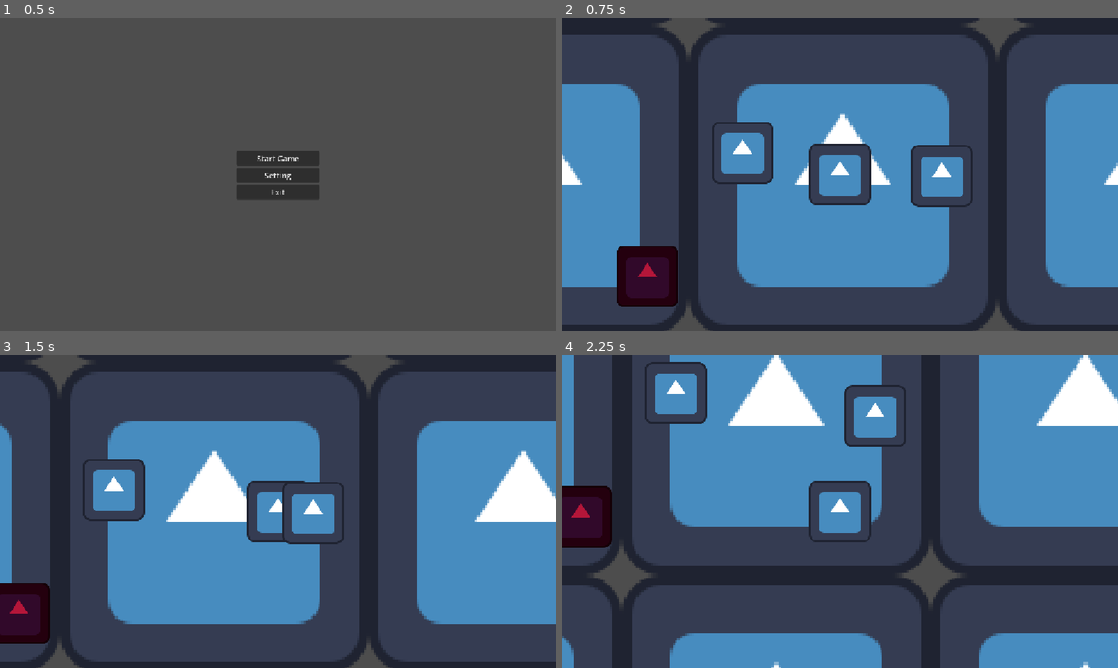
Above: before the commit, frames 1-4 (two rows, left to right).
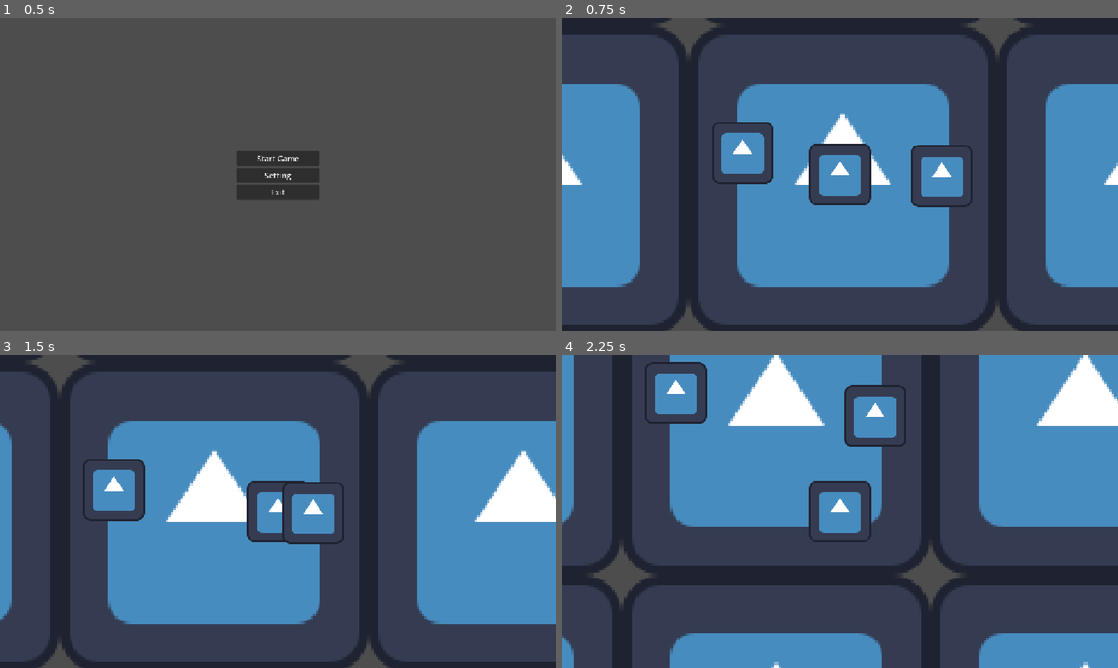
Above: after the commit, the same moments.

Repository: Yatagarasu163/Mini-Jame-Gam-59
Game: Godot game, scene res://Scenes/titlescreen.tscn
Two runs of this game, one before a commit and one after it. Both use one fixed random seed, a clock stepped at 60 frames per second and the inputs below. The engine's default icon, where the game draws it, is replaced by a stand-in: a white triangle on a blue panel in a dark square.
Inputs:
- Up to frame 1 (0.5 s): no input
- Up to frame 2 (0.75 s): click "Start Game" at 0.5 s
- Up to frame 3 (1.5 s): tap Enter at 1.25 s; hold D (move_right) from 1.28 s (still down); tap E (interact) at 1.35 s
- Up to frame 4 (2.25 s): tap Space (mash_space) at 2 s; release D (move_right) at 2.03 s; hold S (move_down) from 2.03 s (still down); tap E (interact) at 2.1 s

Frame 1 is identical in both runs. In frame 2, 2.1% of the frame differs, in the area x 9-21%, y 72-93%; in frame 3, 1.7%; in frame 4, 1.8%.

Commit message:
fixed tomato spawner position

Diff:
--- a/Code-y Bits/factory_spawner.gd
+++ b/Code-y Bits/factory_spawner.gd
@@ -25,7 +25,7 @@
 			current_room.position = Vector2(new_x * x_multiplier, new_y * y_multiplier)
 			all_rooms.append(current_room)
 			add_child(current_room)
-	for i in range(4):
+	for i in range(5):
 		var selected_room_index = randi() % len(all_rooms)
 		all_rooms[selected_room_index].generate(i)
 		all_rooms.remove_at(selected_room_index)
--- a/Prefabs/factory_room.tscn
+++ b/Prefabs/factory_room.tscn
@@ -9,62 +9,20 @@
 [ext_resource type="Texture2D" uid="uid://bt6v5fmi3w3ah" path="res://Sprites and Shid/Space Press Sprite.png" id="9_0fg35"]
 [ext_resource type="Texture2D" uid="uid://drtjdv6c86ndb" path="res://Sprites and Shid/tomato empty no cap(1).png" id="9_krrug"]
 [ext_resource type="Texture2D" uid="uid://djpstemlbiyvm" path="res://Sprites and Shid/tomatoFilling(1).png" id="10_d5jih"]
+[ext_resource type="Script" uid="uid://lvcpmi2l4wa3" path="res://Code-y Bits/tomato_collection.gd" id="10_krrug"]
+
+[sub_resource type="CircleShape2D" id="CircleShape2D_d5jih"]
+
+[sub_resource type="RectangleShape2D" id="RectangleShape2D_u31tl"]
+size = Vector2(148, 127)
 
 [node name="Factory Room" type="Node2D" unique_id=156863892 node_paths=PackedStringArray("_machines")]
 script = ExtResource("1_1daii")
-_machines = [NodePath("CutterMachine"), NodePath("CookingMachine"), NodePath("BlenderMachine"), NodePath("BottlingMachine")]
+_machines = [NodePath("CutterMachine"), NodePath("CookingMachine"), NodePath("BlenderMachine"), NodePath("BottlingMachine"), NodePath("TomatoCollection")]
 
 [node name="Sprite2D" type="Sprite2D" parent="." unique_id=2145963005]
 scale = Vector2(5, 5)
 texture = ExtResource("1_dhrwc")
-
-[node name="CutterMachine" parent="." unique_id=1877580678 node_paths=PackedStringArray("cuttingProgressBar", "keyIndicator", "keyLabel", "instructionText", "buttonGlow") instance=ExtResource("3_25cia")]
-position = Vector2(10, 0)
-cuttingProgressBar = NodePath("../MiniGameUI/CuttingProgressBar")
-keyIndicator = NodePath("../MiniGameUI/KeyIndicator")
-keyLabel = NodePath("../MiniGameUI/KeyIndicator/KeyLabel")
-instructionText = NodePath("../MiniGameUI/instruction")
-buttonGlow = NodePath("../MiniGameUI/KeyIndicator/SmallKeyCapGlow")
-
-[node name="CookingMachine" parent="." unique_id=760379608 node_paths=PackedStringArray("cookingSpaceGlow", "cookingUI", "temperatureIndicator", "temperatureBar", "temperatureLabel", "cookingProgressBar") instance=ExtResource("3_25cia")]
-machineType = 1
-cookingSpaceGlow = NodePath("../MiniGameUI/CookingUI/CookingSpaceKey/SpaceKeyCapGlow")
-cookingUI = NodePath("../MiniGameUI/CookingUI")
-temperatureIndicator = NodePath("../MiniGameUI/CookingUI/TemperatureIndicator")
-temperatureBar = NodePath("../MiniGameUI/CookingUI/TemparatureBarImage")
-temperatureLabel = NodePath("../MiniGameUI/CookingUI/TemperatureBarText")
-cookingProgressBar = NodePath("../MiniGameUI/CookingUI/CookingProgressBar")
-
-[node name="Sprite2D" parent="CookingMachine" index="0" unique_id=1522078674]
-modulate = Color(4.813075e-08, 0.5721783, 0.18850693, 1)
-
-[node name="CollisionShape2D" parent="CookingMachine/InteractionArea" parent_id_path=PackedInt32Array(760379608, 970127621) index="0" unique_id=1205405099]
-position = Vector2(3, 19)
-
-[node name="Sprite2D" parent="CookingMachine/OutputPoint/OutputItem" parent_id_path=PackedInt32Array(760379608, 1068318048) index="0" unique_id=1620921805]
-modulate = Color(0, 0, 0, 1)
-
-[node name="BlenderMachine" parent="." unique_id=2051678513 node_paths=PackedStringArray("blenderSpaceGlow", "blenderUI", "blendingProgressBar", "blendingLabel") instance=ExtResource("3_25cia")]
-machineType = 2
-blenderSpaceGlow = NodePath("../MiniGameUI/BlenderUI/BlenderSpaceKey/SpaceKeyCapGlow")
-blenderUI = NodePath("../MiniGameUI/BlenderUI")
-blendingProgressBar = NodePath("../MiniGameUI/BlenderUI/BlenderProgressbar")
-blendingLabel = NodePath("../MiniGameUI/BlenderUI/BlendingInstruction")
-
-[node name="Sprite2D" parent="BlenderMachine" index="0" unique_id=1522078674]
-modulate = Color(4.813075e-08, 0.5721783, 0.18850693, 1)
-
-[node name="Sprite2D" parent="BlenderMachine/OutputPoint/OutputItem" parent_id_path=PackedInt32Array(2051678513, 1068318048) index="0" unique_id=1620921805]
-modulate = Color(0.48133707, 0.4813372, 2.8878452e-07, 1)
-
-[node name="BottlingMachine" parent="." unique_id=650750150 node_paths=PackedStringArray("bottlingSpaceGlow", "bottlingUI", "ketchupFillBar") instance=ExtResource("3_25cia")]
-machineType = 3
-bottlingSpaceGlow = NodePath("../MiniGameUI/BottlingUI/SpaceBarGlow")
-bottlingUI = NodePath("../MiniGameUI/BottlingUI")
-ketchupFillBar = NodePath("../MiniGameUI/BottlingUI/KetchupFillBar")
-
-[node name="Sprite2D" parent="BottlingMachine" index="0" unique_id=1522078674]
-modulate = Color(4.813075e-08, 0.5721783, 0.18850693, 1)
 
 [node name="MiniGameUI" type="CanvasLayer" parent="." unique_id=1706181536]
 
@@ -538,6 +496,102 @@
 horizontal_alignment = 1
 vertical_alignment = 1
 
+[node name="CutterMachine" parent="." unique_id=1877580678 node_paths=PackedStringArray("cuttingProgressBar", "keyIndicator", "keyLabel", "instructionText", "buttonGlow") instance=ExtResource("3_25cia")]
+position = Vector2(10, 0)
+cuttingProgressBar = NodePath("../MiniGameUI/CuttingProgressBar")
+keyIndicator = NodePath("../MiniGameUI/KeyIndicator")
+keyLabel = NodePath("../MiniGameUI/KeyIndicator/KeyLabel")
+instructionText = NodePath("../MiniGameUI/instruction")
+buttonGlow = NodePath("../MiniGameUI/KeyIndicator/SmallKeyCapGlow")
+
+[node name="CookingMachine" parent="." unique_id=760379608 node_paths=PackedStringArray("cookingSpaceGlow", "cookingUI", "temperatureIndicator", "temperatureBar", "temperatureLabel", "cookingProgressBar") instance=ExtResource("3_25cia")]
+machineType = 1
+cookingSpaceGlow = NodePath("../MiniGameUI/CookingUI/CookingSpaceKey/SpaceKeyCapGlow")
+cookingUI = NodePath("../MiniGameUI/CookingUI")
+temperatureIndicator = NodePath("../MiniGameUI/CookingUI/TemperatureIndicator")
+temperatureBar = NodePath("../MiniGameUI/CookingUI/TemparatureBarImage")
+temperatureLabel = NodePath("../MiniGameUI/CookingUI/TemperatureBarText")
+cookingProgressBar = NodePath("../MiniGameUI/CookingUI/CookingProgressBar")
+
+[node name="Sprite2D" parent="CookingMachine" index="0" unique_id=1522078674]
+modulate = Color(4.813075e-08, 0.5721783, 0.18850693, 1)
+
+[node name="CollisionShape2D" parent="CookingMachine/InteractionArea" parent_id_path=PackedInt32Array(760379608, 970127621) index="0" unique_id=1205405099]
+position = Vector2(3, 19)
+
+[node name="Sprite2D" parent="CookingMachine/OutputPoint/OutputItem" parent_id_path=PackedInt32Array(760379608, 1068318048) index="0" unique_id=1620921805]
+modulate = Color(0, 0, 0, 1)
+
+[node name="BlenderMachine" parent="." unique_id=2051678513 node_paths=PackedStringArray("blenderSpaceGlow", "blenderUI", "blendingProgressBar", "blendingLabel") instance=ExtResource("3_25cia")]
+machineType = 2
+blenderSpaceGlow = NodePath("../MiniGameUI/BlenderUI/BlenderSpaceKey/SpaceKeyCapGlow")
+blenderUI = NodePath("../MiniGameUI/BlenderUI")
+blendingProgressBar = NodePath("../MiniGameUI/BlenderUI/BlenderProgressbar")
+blendingLabel = NodePath("../MiniGameUI/BlenderUI/BlendingInstruction")
+
+[node name="Sprite2D" parent="BlenderMachine" index="0" unique_id=1522078674]
+modulate = Color(4.813075e-08, 0.5721783, 0.18850693, 1)
+
+[node name="Sprite2D" parent="BlenderMachine/OutputPoint/OutputItem" parent_id_path=PackedInt32Array(2051678513, 1068318048) index="0" unique_id=1620921805]
+modulate = Color(0.48133707, 0.4813372, 2.8878452e-07, 1)
+
+[node name="BottlingMachine" parent="." unique_id=650750150 node_paths=PackedStringArray("bottlingSpaceGlow", "bottlingUI", "ketchupFillBar") instance=ExtResource("3_25cia")]
+machineType = 3
+bottlingSpaceGlow = NodePath("../MiniGameUI/BottlingUI/SpaceBarGlow")
+bottlingUI = NodePath("../MiniGameUI/BottlingUI")
+ketchupFillBar = NodePath("../MiniGameUI/BottlingUI/KetchupFillBar")
+
+[node name="Sprite2D" parent="BottlingMachine" index="0" unique_id=1522078674]
+modulate = Color(4.813075e-08, 0.5721783, 0.18850693, 1)
+
+[node name="TomatoCollection" type="Node2D" parent="." unique_id=1180580663 node_paths=PackedStringArray("collectionProgressBar", "freshTomato")]
+position = Vector2(-405, 199)
+script = ExtResource("10_krrug")
+collectionTime = 1.0
+collectionProgressBar = NodePath("TomatoCollectionProgressBar")
+freshTomato = NodePath("OutputPoint/FreshTomato")
+
+[node name="Sprite2D" type="Sprite2D" parent="TomatoCollection" unique_id=360887388]
+modulate = Color(0.7051975, 0.09830607, 0.22591418, 1)
+texture = ExtResource("1_dhrwc")
+
+[node name="TomatoCollectionProgressBar" type="ProgressBar" parent="TomatoCollection" unique_id=1063126166]
+anchors_preset = 15
+anchor_right = 1.0
+anchor_bottom = 1.0
+offset_left = -60.0
+offset_top = -100.0
+offset_right = 70.0
+offset_bottom = -73.0
+grow_horizontal = 2
+grow_vertical = 2
+
+[node name="OutputPoint" type="Node2D" parent="TomatoCollection" unique_id=837437288]
+position = Vector2(-87, -4)
+
+[node name="FreshTomato" type="Area2D" parent="TomatoCollection/OutputPoint" unique_id=1322211234]
+visible = false
+
+[node name="Sprite2D" type="Sprite2D" parent="TomatoCollection/OutputPoint/FreshTomato" unique_id=1815802129]
+modulate = Color(0.703298, 0.08088096, 0.23440266, 1)
+scale = Vector2(0.3, 0.3)
+texture = ExtResource("1_dhrwc")
+
+[node name="CollisionShape2D" type="CollisionShape2D" parent="TomatoCollection/OutputPoint/FreshTomato" unique_id=167014123]
+scale = Vector2(3, 3)
+shape = SubResource("CircleShape2D_d5jih")
+
+[node name="InteractionArea" type="Area2D" parent="TomatoCollection" unique_id=169299845]
+
+[node name="CollisionShape2D" type="CollisionShape2D" parent="TomatoCollection/InteractionArea" unique_id=1112421332]
+scale = Vector2(2, 2)
+shape = SubResource("RectangleShape2D_u31tl")
+
+[connection signal="body_entered" from="TomatoCollection/OutputPoint/FreshTomato" to="TomatoCollection" method="_on_fresh_tomato_body_entered"]
+[connection signal="body_exited" from="TomatoCollection/OutputPoint/FreshTomato" to="TomatoCollection" method="_on_fresh_tomato_body_exited"]
+[connection signal="body_entered" from="TomatoCollection/InteractionArea" to="TomatoCollection" method="_on_interaction_area_body_entered"]
+[connection signal="body_exited" from="TomatoCollection/InteractionArea" to="TomatoCollection" method="_on_interaction_area_body_exited"]
+
 [editable path="CookingMachine"]
 [editable path="BlenderMachine"]
 [editable path="BottlingMachine"]
--- a/Scenes/main_game.tscn
+++ b/Scenes/main_game.tscn
@@ -7,12 +7,6 @@
 [ext_resource type="Script" uid="uid://brw3klbb2dtxv" path="res://Code-y Bits/Health.gd" id="4_mgc0q"]
 [ext_resource type="Script" uid="uid://bij4x7ec50bix" path="res://Code-y Bits/machineInteraction.gd" id="5_6y7pd"]
 [ext_resource type="PackedScene" uid="uid://cvrejer7q53ep" path="res://Prefabs/test_enemy.tscn" id="7_6y7pd"]
-[ext_resource type="Script" uid="uid://lvcpmi2l4wa3" path="res://Code-y Bits/tomato_collection.gd" id="9_73nn6"]
-
-[sub_resource type="CircleShape2D" id="CircleShape2D_njqwk"]
-
-[sub_resource type="RectangleShape2D" id="RectangleShape2D_13qdw"]
-size = Vector2(148, 127)
 
 [node name="Main Game" type="Node2D" unique_id=425826221]
 
@@ -37,51 +31,3 @@
 
 [node name="TestEnemy" parent="." unique_id=1308011806 instance=ExtResource("7_6y7pd")]
 position = Vector2(205, -9)
-
-[node name="TomatoCollection" type="Node2D" parent="." unique_id=1576988108 node_paths=PackedStringArray("collectionProgressBar", "freshTomato")]
-position = Vector2(-405, 199)
-script = ExtResource("9_73nn6")
-collectionTime = 1.0
-collectionProgressBar = NodePath("TomatoCollectionProgressBar")
-freshTomato = NodePath("OutputPoint/FreshTomato")
-
-[node name="Sprite2D" type="Sprite2D" parent="TomatoCollection" unique_id=296930026]
-modulate = Color(0.7051975, 0.09830607, 0.22591418, 1)
-texture = ExtResource("4_6j5ir")
-
-[node name="TomatoCollectionProgressBar" type="ProgressBar" parent="TomatoCollection" unique_id=1895463317]
-anchors_preset = 15
-anchor_right = 1.0
-anchor_bottom = 1.0
-offset_left = -60.0
-offset_top = -100.0
-offset_right = 70.0
-offset_bottom = -73.0
-grow_horizontal = 2
-grow_vertical = 2
-
-[node name="OutputPoint" type="Node2D" parent="TomatoCollection" unique_id=331756793]
-position = Vector2(-87, -4)
-
-[node name="FreshTomato" type="Area2D" parent="TomatoCollection/OutputPoint" unique_id=154625256]
-visible = false
-
-[node name="Sprite2D" type="Sprite2D" parent="TomatoCollection/OutputPoint/FreshTomato" unique_id=2137454391]
-modulate = Color(0.703298, 0.08088096, 0.23440266, 1)
-scale = Vector2(0.3, 0.3)
-texture = ExtResource("4_6j5ir")
-
-[node name="CollisionShape2D" type="CollisionShape2D" parent="TomatoCollection/OutputPoint/FreshTomato" unique_id=366727308]
-scale = Vector2(3, 3)
-shape = SubResource("CircleShape2D_njqwk")
-
-[node name="InteractionArea" type="Area2D" parent="TomatoCollection" unique_id=489097844]
-
-[node name="CollisionShape2D" type="CollisionShape2D" parent="TomatoCollection/InteractionArea" unique_id=433711561]
-scale = Vector2(2, 2)
-shape = SubResource("RectangleShape2D_13qdw")
-
-[connection signal="body_entered" from="TomatoCollection/OutputPoint/FreshTomato" to="TomatoCollection" method="_on_fresh_tomato_body_entered"]
-[connection signal="body_exited" from="TomatoCollection/OutputPoint/FreshTomato" to="TomatoCollection" method="_on_fresh_tomato_body_exited"]
-[connection signal="body_entered" from="TomatoCollection/InteractionArea" to="TomatoCollection" method="_on_interaction_area_body_entered"]
-[connection signal="body_exited" from="TomatoCollection/InteractionArea" to="TomatoCollection" method="_on_interaction_area_body_exited"]
